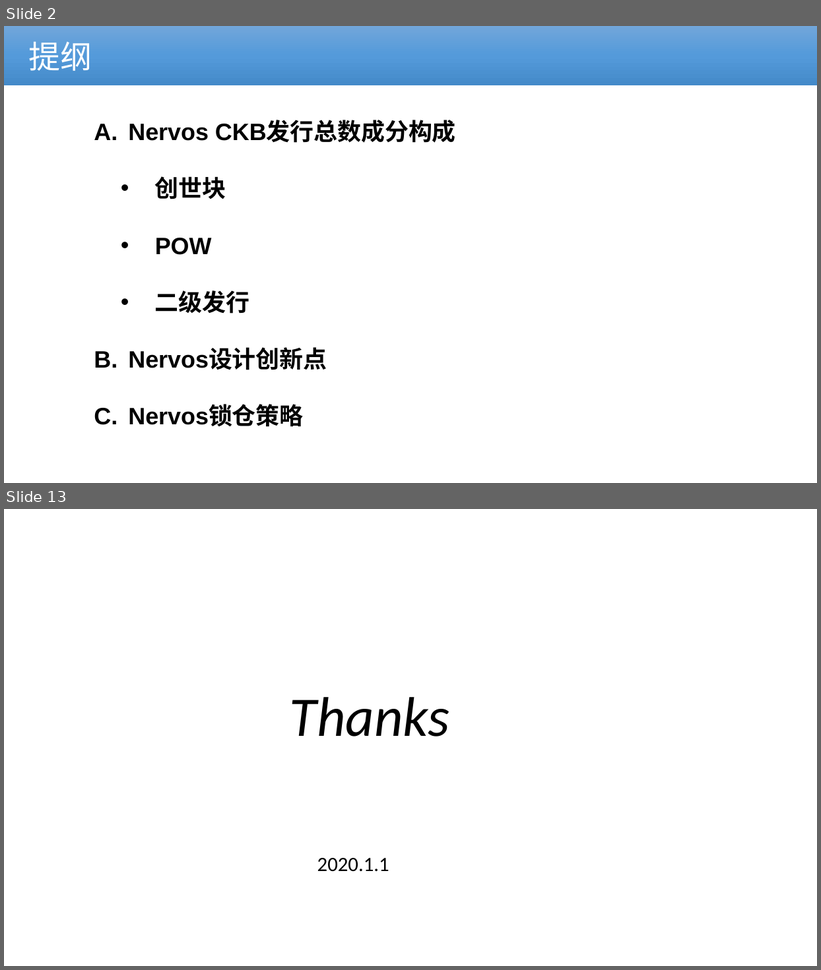
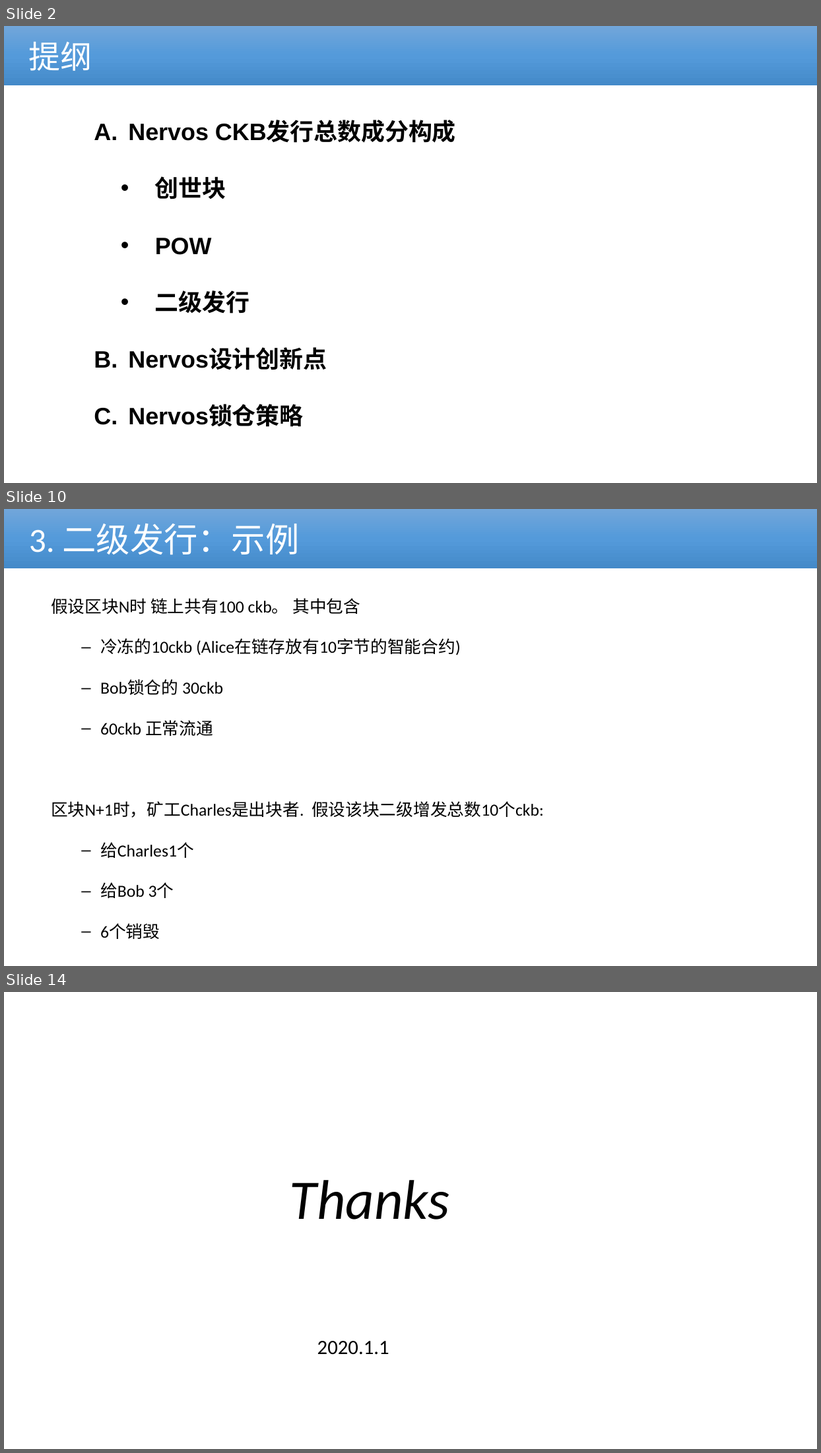
Before and after one commit to cmdpos/gaia, a slide deck: ppt/ckb_v2.pptx. Shown one above the other, each under a label of ours: slides 2 and 13 before the commit, slides 2, 10 and 14 after it; the slides between them are not shown. The pictures are 821x970 and 821x1453 pixels, drawn with LibreOffice and Linux fonts; fonts in the diff are those of the drawing; background and template pictures are left out. Boxes give left, top, right and bottom in pixels: in the first picture for what was removed or moved away, otherwise in the second. Text is boxed around its words. In the diff, an @@ line names an element or a change of style, - is before the commit and + after.

```diff
--- a/ppt/ckb_v2.pptx
+++ b/ppt/ckb_v2.pptx
@@ slide 10 added at (4,509,817,966), background #FFFFFF @@
@@ rectangle added at (4,509,817,568), fill gradient #71A6DB to #559BDB to #448ACA, 40 pt, text #FFFFFF @@
+3. 二级发行：示例
@@ text added at (51,598,544,939), 20 pt, text #000000 @@
+假设区块N时 链上共有100 ckb。 其中包含
+  – 冷冻的10ckb (Alice在链存放有10字节的智能合约)
+  – Bob锁仓的 30ckb
+  – 60ckb 正常流通
+区块N+1时，矿工Charles是出块者. 假设该块二级增发总数10个ckb:
+  – 给Charles1个
+  – 给Bob 3个
+  – 6个销毁
@@ what was slide 13 is now slide 14 @@
```
Also in this commit, not shown: 10 slides changed, 2 other files.
